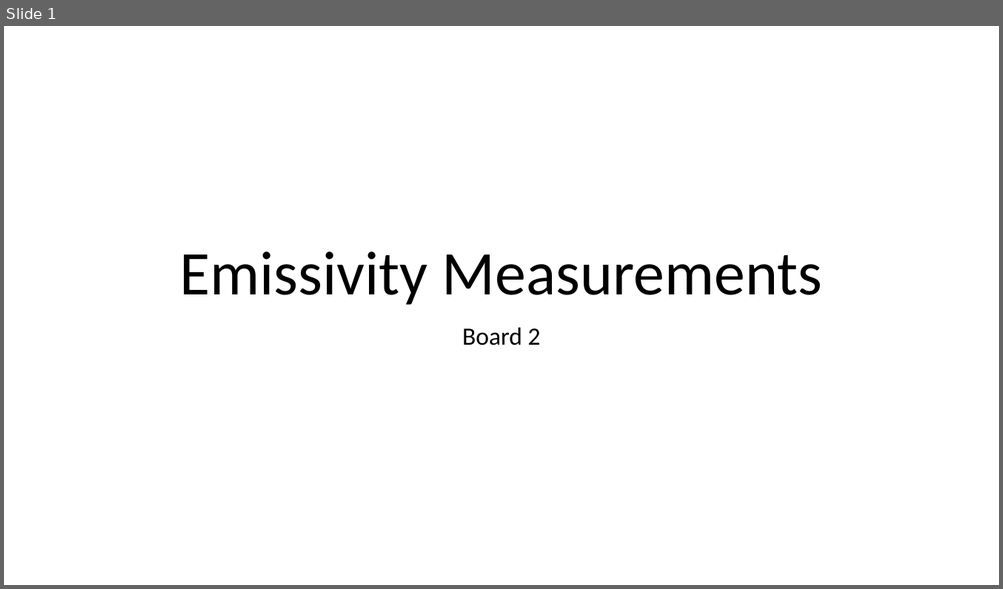
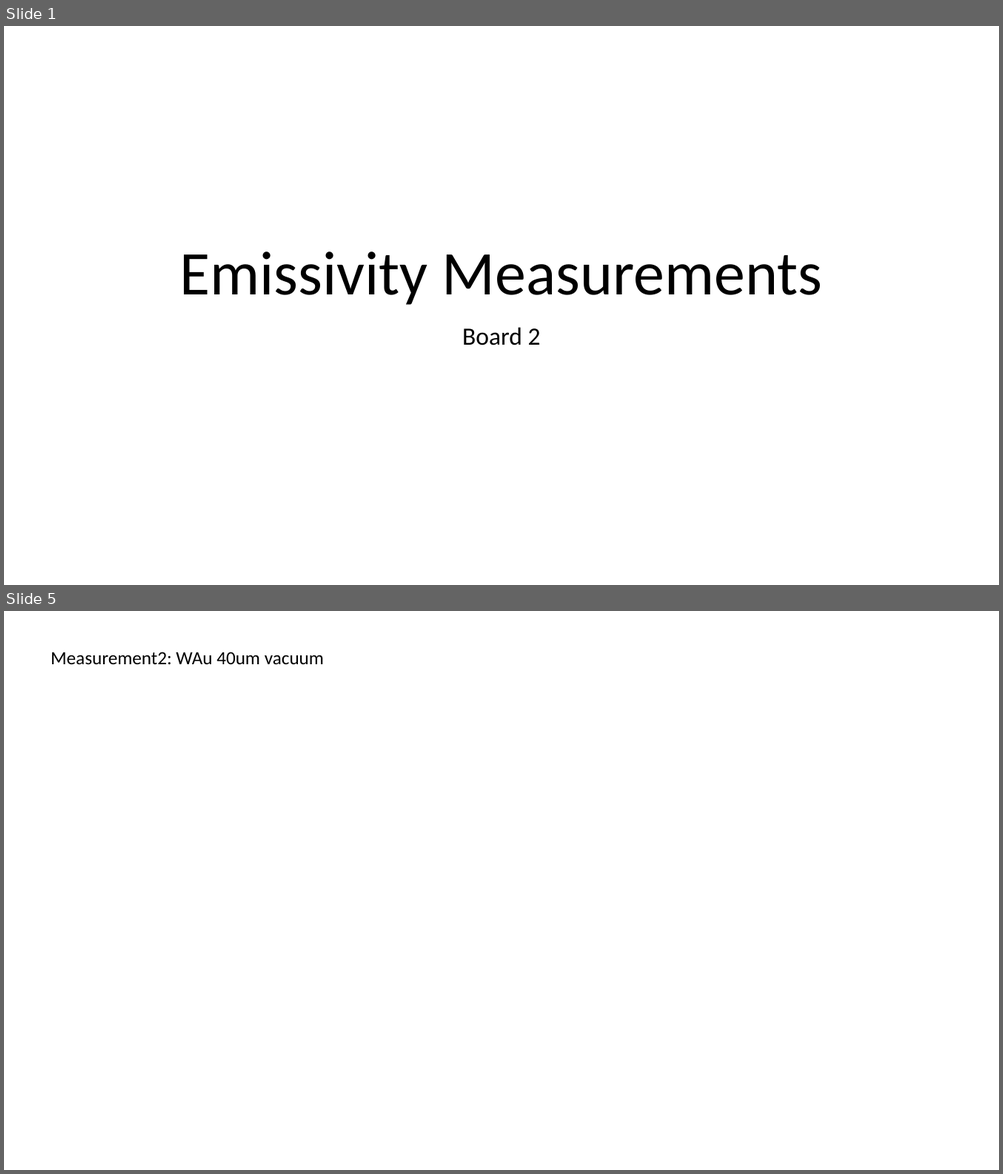
Before and after one commit to navarrof/Emissivity_Stuff, a slide deck: Board2.pptx. Shown one above the other, each under a label of ours: slide 1 before the commit, slides 1 and 5 after it; the slides between them are not shown. The pictures are 1003x589 and 1003x1174 pixels, drawn with LibreOffice and Linux fonts; fonts in the diff are those of the drawing. Boxes give left, top, right and bottom in pixels: in the first picture for what was removed or moved away, otherwise in the second. Text is boxed around its words. In the diff, an @@ line names an element or a change of style, - is before the commit and + after.

Commit message:
Measurements December

```diff
--- a/Board2.pptx
+++ b/Board2.pptx
@@ slide 5 added at (4, 611, 999, 1170), background #FFFFFF @@
@@ text added at (51, 652, 324, 665), 18 pt, text #000000 @@
+Measurement2: WAu 40um vacuum
```
Also in this commit, not shown: 1 slide changed, 7 other slides added, 1 slide removed, 56 other files.
